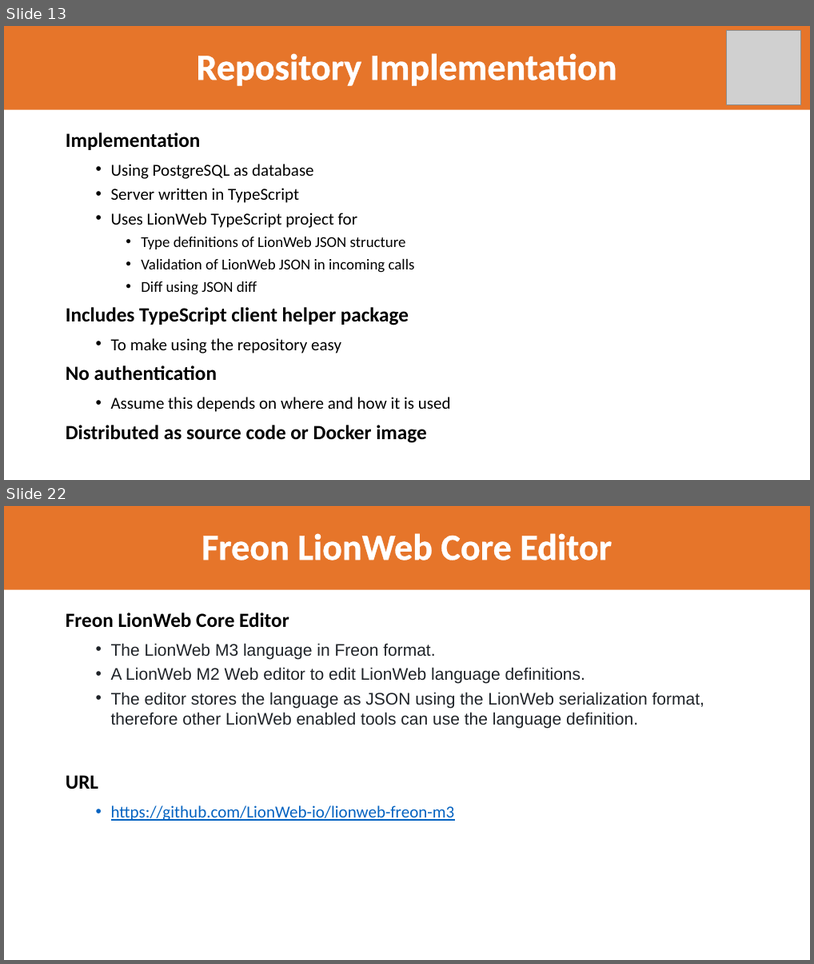
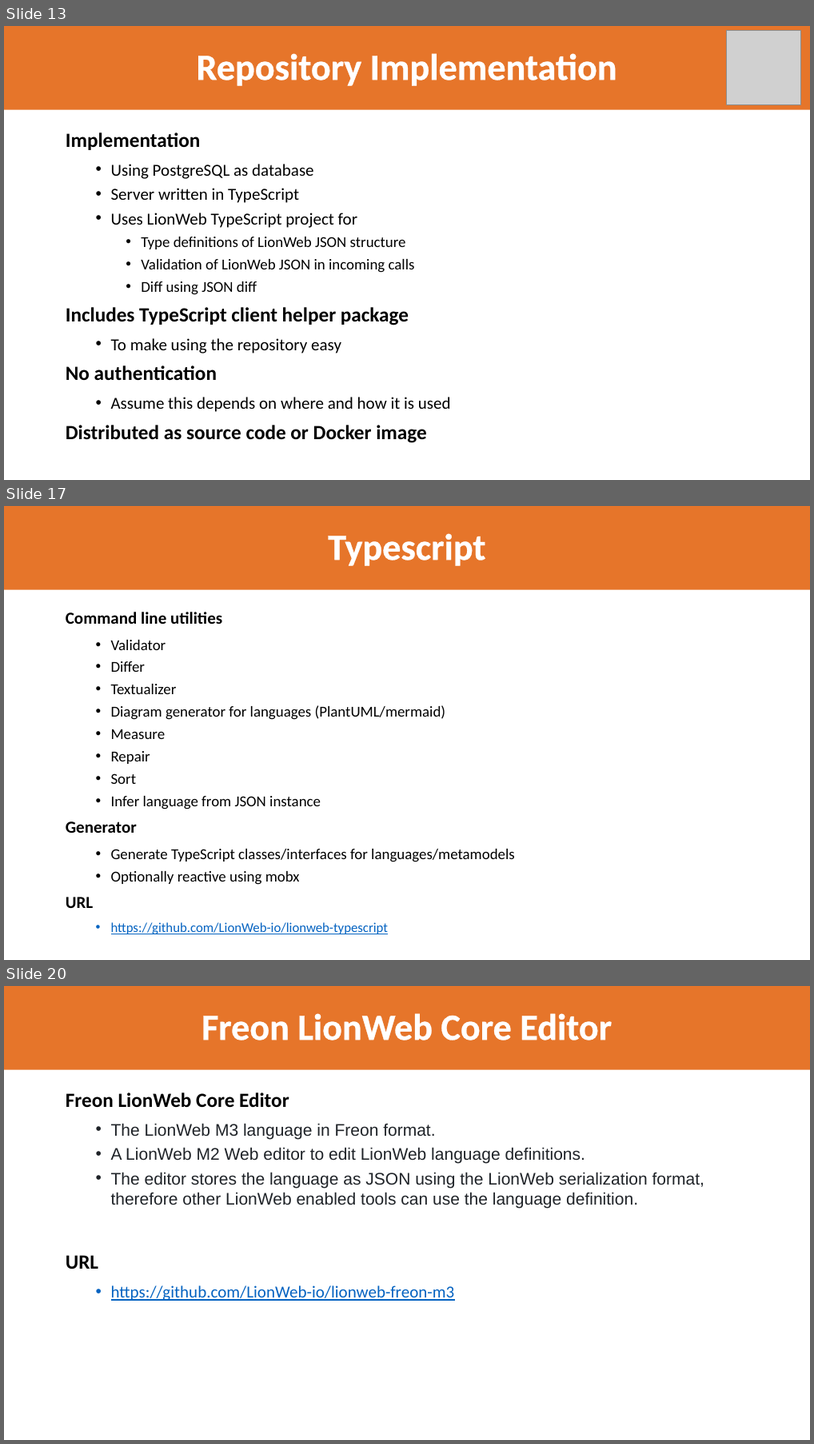
Before and after one commit to LionWeb-io/specification, a slide deck: resources/LangDev 2024 Talk-jos.pptx. Shown one above the other, each under a label of ours: slides 13 and 22 before the commit, slides 13, 17 and 20 after it; the slides between them are not shown. The pictures are 814x964 and 814x1444 pixels, drawn with LibreOffice and Linux fonts; fonts in the diff are those of the drawing; grey boxes stand for pictures; background and template pictures are left out. Boxes give left, top, right and bottom in pixels: in the first picture for what was removed or moved away, otherwise in the second. Text is boxed around its words. In the diff, an @@ line names an element or a change of style, - is before the commit and + after.

Commit message:
Layout improved, more text

```diff
--- a/resources/LangDev 2024 Talk-jos.pptx
+++ b/resources/LangDev 2024 Talk-jos.pptx
@@ slide 17 added at [4, 506, 810, 960], background #FFFFFF @@
@@ title added at [4, 506, 810, 589], fill #E6752A, 44 pt, text #FFFFFF, bold @@
+Typescript
@@ text added at [66, 612, 515, 934], 18 pt, text #000000 @@
+Command line utilities
+  • Validator
+  • Differ
+  • Textualizer
+  • Diagram generator for languages (PlantUML/mermaid)
+  • Measure
+  • Repair
+  • Sort
+  • Infer language from JSON instance
+Generator
+  • Generate TypeScript classes/interfaces for languages/metamodels
+  • Optionally reactive using mobx
+URL
+  • https://github.com/LionWeb-io/lionweb-typescript
@@ what was slide 22 is now slide 20 @@
```
Also in this commit, not shown: 15 slides changed, 6 other slides added, 8 slides removed.
